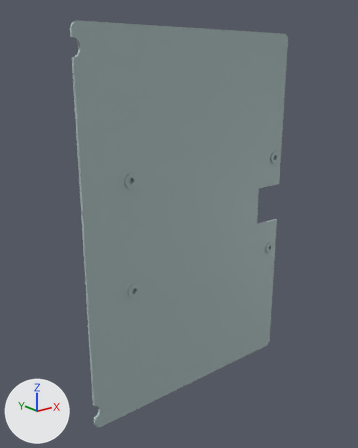
Before and after pictures for a commit that changed the glTF model enclosure/models/carrier.glb.
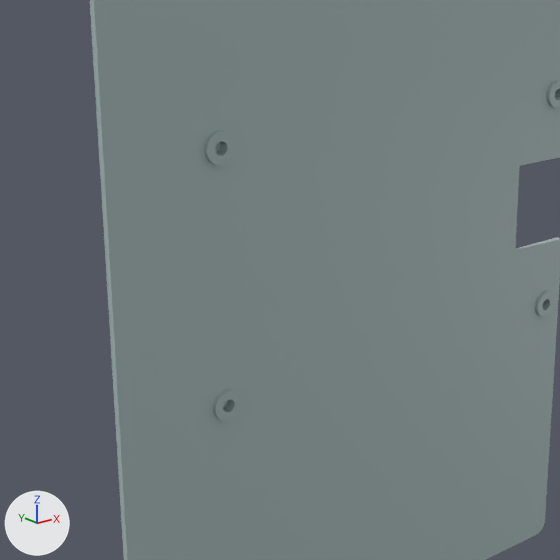
There are two pictures of each version: one whole from a camera (50 mm lens) standing at (-156.2, -169.9, 69.6) and looking at (-14.8, 7.0, -1.1), one close up on the part from 10% to 77% of the width and 26% to 80% of the height. Lighting does not change. The marker at lower left points along +X, +Y and +Z. The last two pictures show the newer version.

In view in the first close-up: 'CARRIER_0'.
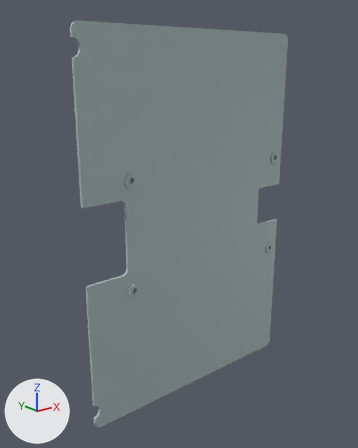
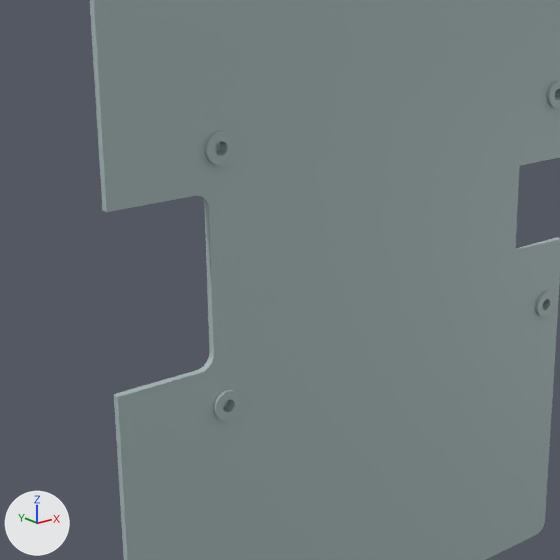
What differs and where, as boxes [x1, y1, x2, y2] in the close-ups (560 x 560 px):
part 1 of me_carrier_0, cut back
    before: [143, 0, 232, 558]
    after: [90, 0, 236, 560]

The change, as a diff of the scene's bpy script:
```diff
--- a/enclosure/models/carrier.glb.py
+++ b/enclosure/models/carrier.glb.py
@@ me_carrier_0 @@
 # used by ob_carrier_0; location = (0.0, 0.0, 0.0)
-me_carrier_0.from_pydata(...)  # 1684 vertices, 3364 faces; spans x -68.0..50.0, y 1.0..3.0, z -88.0..86.0
+me_carrier_0.from_pydata(...)  # 1776 vertices, 3548 faces; spans x -68.0..50.0, y 1.0..3.0, z -88.0..86.0
+# me_carrier_0 part 1: 10 vertices moved within x -48.0..-44.0, y 2.0, z -25.0..26.0; 92 vertices added at x -68.0..-47.0, y 2.0..3.0, z -17.0..17.0
+# other edits to the shape of me_carrier_0 do not show in these pictures
 me_carrier_0.materials.append(mat_defaultmaterial)
```
